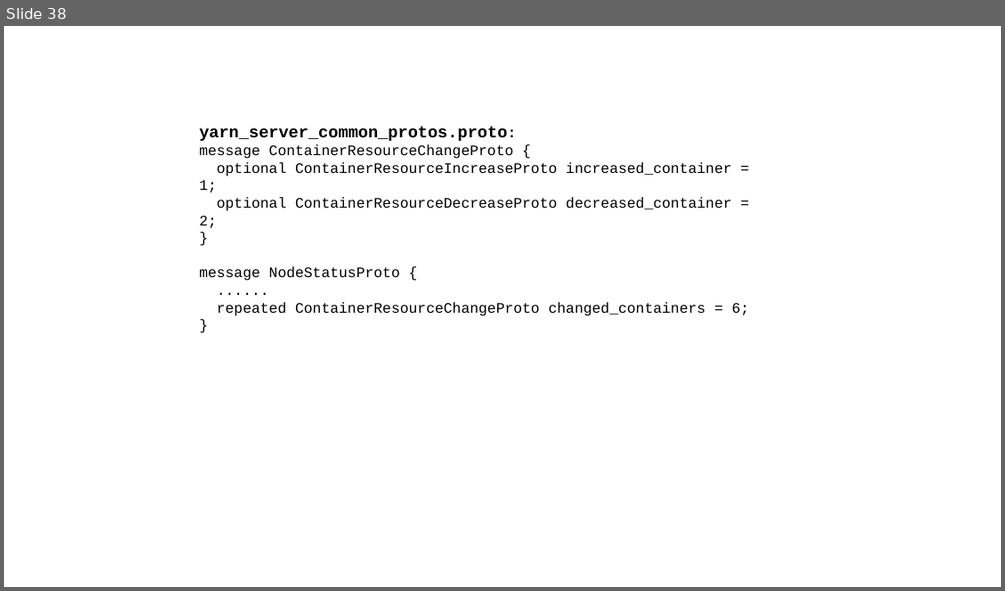
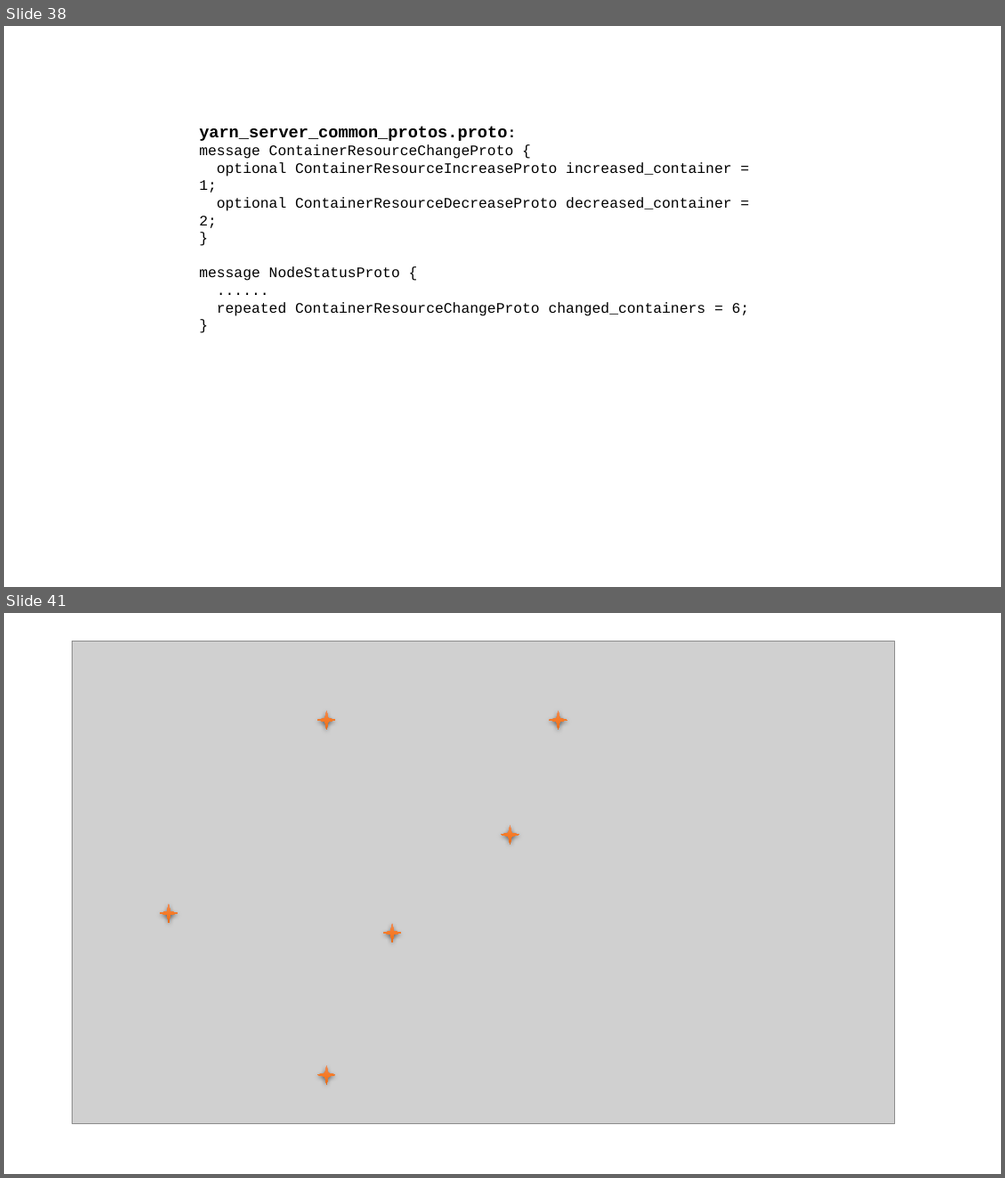
Before and after one commit to huiyi-learning/Dissertation, a slide deck: Diploma paper/Figures.pptx. Shown one above the other, each under a label of ours: slide 38 before the commit, slides 38 and 41 after it; the slides between them are not shown. The pictures are 1005x591 and 1005x1178 pixels, drawn with LibreOffice and Linux fonts; fonts in the diff are those of the drawing; grey boxes stand for pictures. Boxes give left, top, right and bottom in pixels: in the first picture for what was removed or moved away, otherwise in the second. Text is boxed around its words. In the diff, an @@ line names an element or a change of style, - is before the commit and + after.

```diff
--- a/Diploma paper/Figures.pptx
+++ b/Diploma paper/Figures.pptx
@@ slide 41 added at [4,613,1001,1174], background #FFFFFF @@
@@ picture added at [72,641,895,1123] @@
@@ star added at [317,710,336,730], fill gradient #F18C57 to #F67B28 to #E56C19 @@
@@ star added at [550,710,568,730], fill gradient #F18C57 to #F67B28 to #E56C19 @@
@@ star added at [501,825,519,844], fill gradient #F18C57 to #F67B28 to #E56C19 @@
@@ star added at [160,903,178,923], fill gradient #F18C57 to #F67B28 to #E56C19 @@
@@ star added at [383,923,402,942], fill gradient #F18C57 to #F67B28 to #E56C19 @@
@@ star added at [317,1064,336,1084], fill gradient #F18C57 to #F67B28 to #E56C19 @@
```
Also in this commit, not shown: 2 slides changed, 2 other slides added, 3 slides removed, 3 other files.
